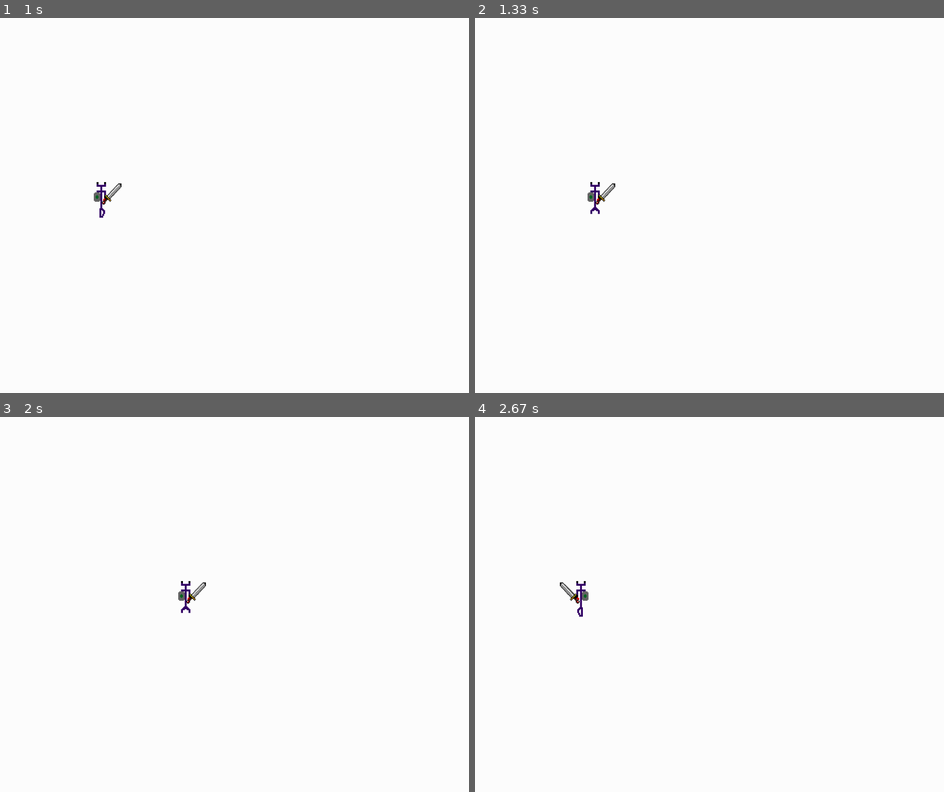
Above: before the commit, frames 1-4 (two rows, left to right).
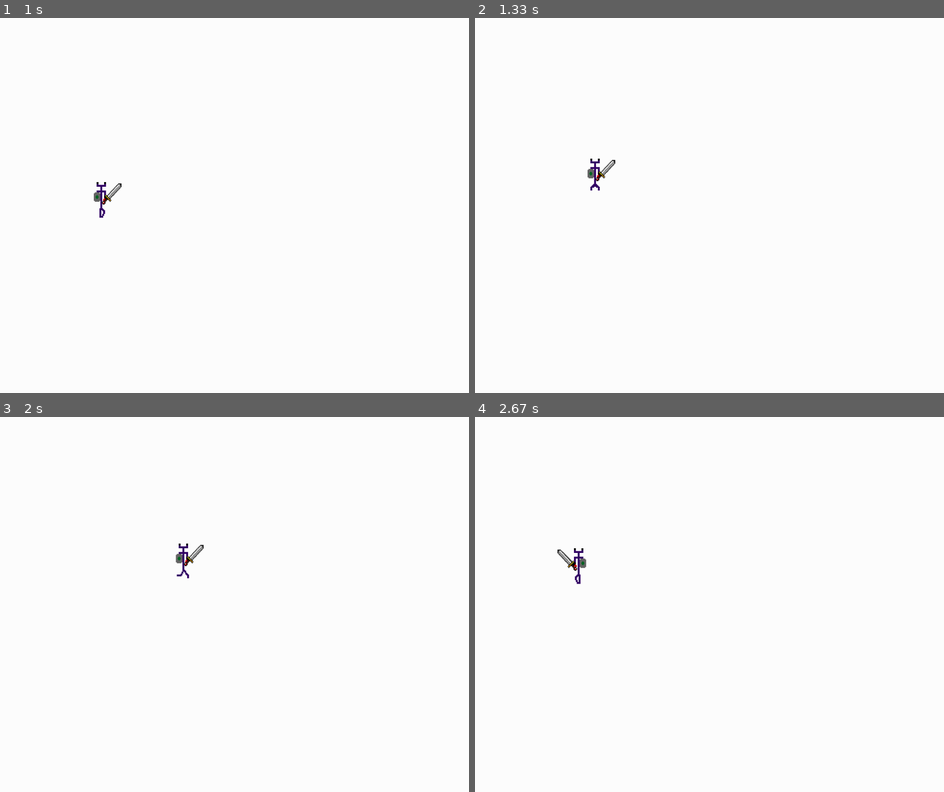
Above: after the commit, the same moments.

Repository: sbkhvdsanjlfdanbl/The-Quest-of-Space-Lizard
Game: pygame game, started from THe quest.py
The game is run twice, just before and just after one commit, with the same random seed, the same clock (stepped at 60 frames per second) and the same inputs.
Inputs (mouse positions are in pixels of both pictures, inside the frame that each line leads up to):
- Up to frame 1 (1 s): click "Play" at 0.38 s; hold Right from 0.67 s (still down); move the mouse to (215, 220) at 0.7 s
- Up to frame 2 (1.33 s): release Right at 1.13 s; hold Up from 1.17 s (still down)
- Up to frame 3 (2 s): release Up at 1.47 s; hold Right 1.5-1.97 s
- Up to frame 4 (2.67 s): hold Left 2-2.53 s; hold Left from 2.57 s (still down)

Frame 1 is identical in both runs. In frame 2, 0.4% of the frame differs, in the area x 24-30%, y 37-53%; in frame 3, 0.4%; in frame 4, 0.4%, in the area x 17-25%, y 35-54%.

Commit message:
Add files via upload

Diff:
--- a/THe quest.py
+++ b/THe quest.py
@@ -29,6 +29,7 @@
 Sword = pygame.image.load("Sword.png") ##52*68
 Sword = pygame.transform.scale(Sword, (50, 50))
 SwordBack = pygame.transform.flip(Sword, True, False)
+Upwards = True
 
 SpaceLizardConstant = Pyganim.PygAnimation([("normal.png", 1)])
 SwordConstant = Pyganim.PygAnimation([(Sword, 1)])
@@ -109,13 +110,22 @@
         elif keys[pygame.K_LEFT]:
             Forwards = False
             B_Walk(PlayerLoc[0],PlayerLoc[1])
+        elif keys[pygame.K_UP]:
+            if Upwards == True:
+                Up_Move(PlayerLoc[0],PlayerLoc[1], Upwards)
+            else:
+                pass
         elif pygame.KEYUP:
             if Forwards == True:
                 SpaceLizardConstant.blit(SCREEN, (PlayerLoc[0],PlayerLoc[1]))
                 SwordConstant.blit(SCREEN, ((PlayerLoc[0]+13), PlayerLoc[1]))
+                if PlayerLoc[1] < 350:
+                    GravityEffect(PlayerLoc[0],PlayerLoc[1], Upwards)
             elif Forwards == False:
                 SpaceLizardLeftIdle.blit(SCREEN, (PlayerLoc[0],PlayerLoc[1]))
                 SwordBackConstant.blit(SCREEN, ((PlayerLoc[0]-13), PlayerLoc[1]))
+                if PlayerLoc[1] < 350:
+                    GravityEffect(PlayerLoc[0],PlayerLoc[1], Upwards)
         pygame.display.update()
         clock.tick(60)
 
@@ -174,17 +184,38 @@
     PlayerLoc.append(xVal)
     PlayerLoc.append(yVal)
 
-def Up_Move(playerX, playerY):
+def Up_Move(playerX, playerY, Upwards):
     xVal = int(playerX)
     yVal = int(playerY)
     for x in range(0,2):
         PlayerLoc.remove(PlayerLoc[0])
     SCREEN.fill(WHITE)
+    yVal -= 5
+    SpaceLizardConstant.blit(SCREEN, (xVal, yVal))
+    SwordConstant.blit(SCREEN, ((xVal+13), yVal))
+    PlayerLoc.append(xVal)
+    PlayerLoc.append(yVal)
+    Upwards == False
+
+def GravityEffect(playerX, playerY, Upwards):
+    xVal = int(playerX)
+    yVal = int(playerY)
+    for x in range(0,2):
+        PlayerLoc.remove(PlayerLoc[0])
+    SCREEN.fill(WHITE)
     yVal += 5
-    SpaceLizardConstant.blit(Screen, (xVal, yVal))
+    SpaceLizardConstant.blit(SCREEN, (xVal, yVal))
     SwordConstant.blit(SCREEN, ((xVal+13), yVal))
     PlayerLoc.append(xVal)
     PlayerLoc.append(yVal)
-
+    pygame.time.wait(30)
+##    while PlayerLoc[1] < 350:
+##        PlayerY = PlayerLoc[1]
+##        PlayerLoc.remove(PlayerLoc[1])
+##        PlayerY += 2
+##        PlayerLoc.append(PlayerY)
+##        SpaceLizardConstant.blit(SCREEN, (PlayerLoc[0],PlayerLoc[1]))
+##        SwordConstant.blit(SCREEN, ((PlayerLoc[0]+13), PlayerLoc[1]))
+##        clock.wait(0.3)
 
 menuLoop()
